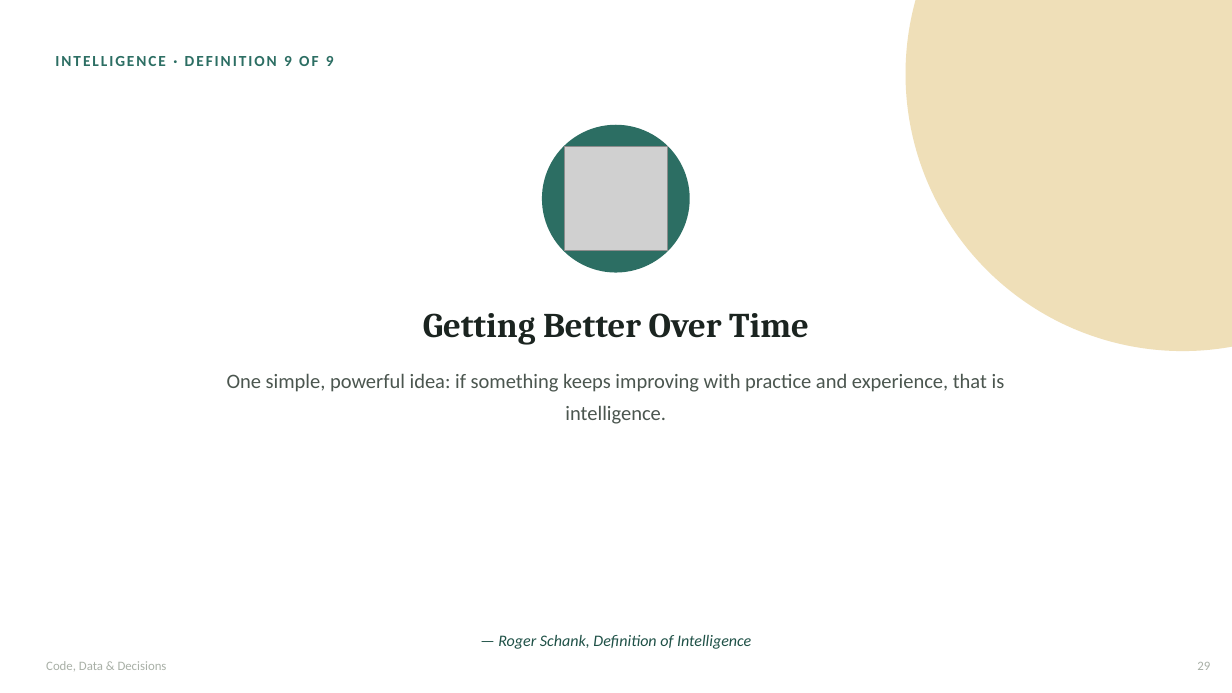
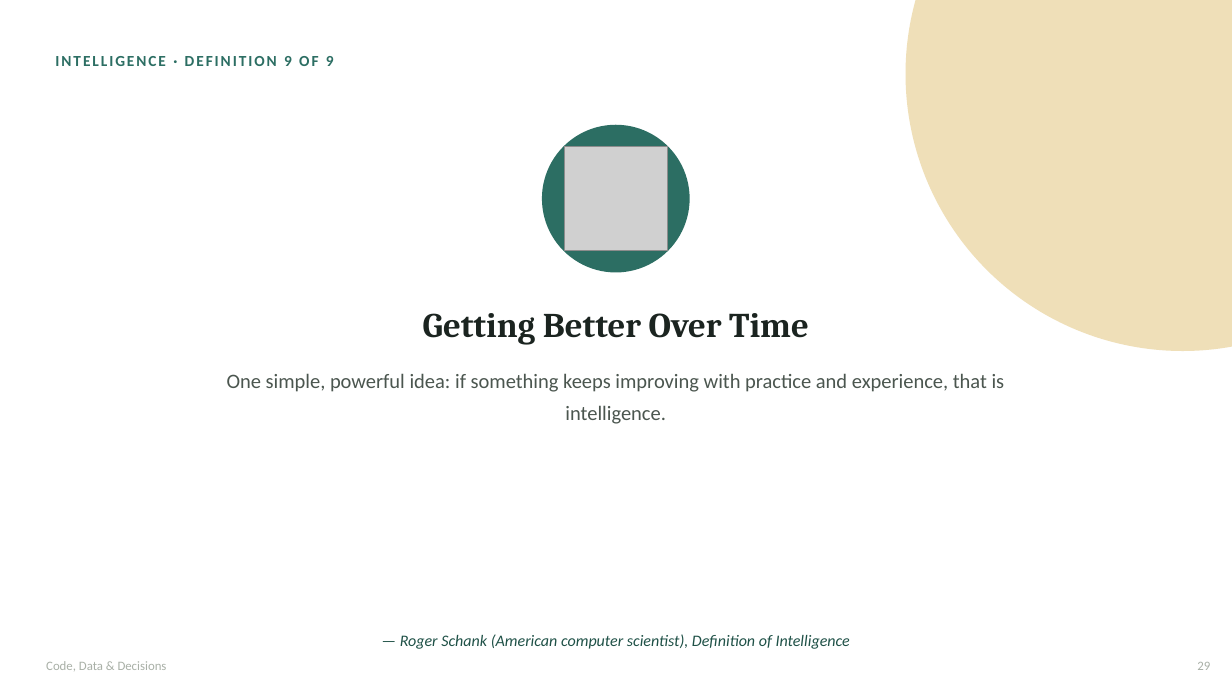
Before and after one commit to waseem-development/ai-ml-course, a slide deck: slide 29 of slides/1_course_day1_day2_v2.pptx. Drawn at 1232x693 pixels with LibreOffice and Linux fonts; fonts in the diff are those of the drawing; grey boxes stand for pictures. Boxes give left, top, right and bottom in pixels: in the first picture for what was removed or moved away, otherwise in the second. Text is boxed around its words. In the diff, an @@ line names an element or a change of style, - is before the commit and + after.

```diff
--- a/slides/1_course_day1_day2_v2.pptx
+++ b/slides/1_course_day1_day2_v2.pptx
@@ text at [400, 634, 850, 649]: text changed @@
-— Roger Schank, Definition of Intelligence
+— Roger Schank (American computer scientist), Definition of Intelligence
```
Also in this commit, not shown: 10 other slides changed, 3 slides added, 1 other file.
